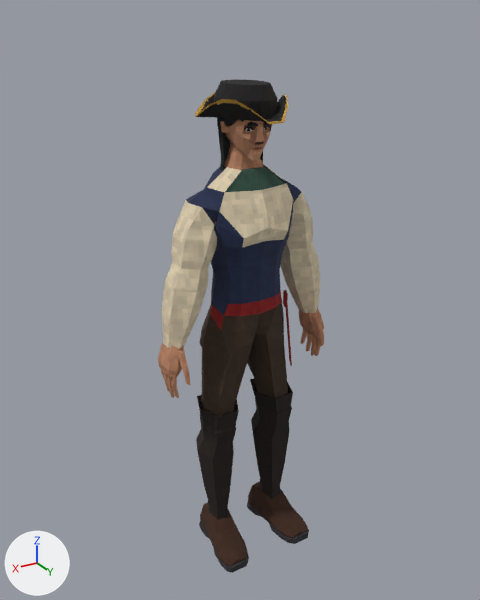
Before and after pictures for a commit that changed the glTF model public/models/male.glb.
One viewpoint serves both versions: a camera (50 mm lens) standing at (1.24, 2.02, 2.12) and looking at (0.0, -0.04, 1.09). Arrows for +X, +Y and +Z are at lower left; the lights stay in place. The picture after the commit comes second. Vertices at exactly the same position are counted once.

In view in the first picture: 'Male_Body', 'Male_Cloth', 'Male_ClothPirate', 'Male_Shoes' and 1 more.
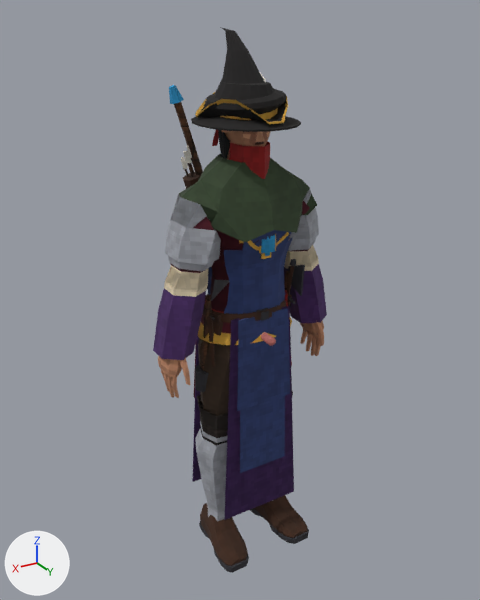
Patch to the scene script:
```diff
--- a/public/models/male.glb.py
+++ b/public/models/male.glb.py
@@ me_male_body @@
-me_male_body.from_pydata(...)  # 839 vertices, 1602 faces; spans x -0.37..0.37, y -0.13..0.14, z 0.09..1.86
+me_male_body.from_pydata(...)  # 1165 vertices, 2226 faces; spans x -0.37..0.37, y -0.13..0.2, z 0.09..1.86
+# me_male_body part 1: a new loose piece of 229 vertices spanning x -0.02..0.02, y 0.06..0.2, z 0.99..1.02
+# other edits to the shape of me_male_body do not show in these pictures
 me_male_body.materials.append(mat_t_skin)
@@ me_male_body @@
 me_male_body.materials.append(mat_t_lip_m)
+me_male_body.materials.append(mat_t_penis)  # picture img_t_penis
+me_male_body.materials.append(mat_t_glans)  # picture img_t_glans
+me_male_body.materials.append(mat_t_scrotum)  # picture img_t_scrotum
@@ ob_male_clothwarrior @@
+ob_male_clothwarrior = bpy.data.objects.new('Male_ClothWarrior', me_male_clothwarrior)  # 675 vertices, 1172 faces; spans x -0.35..0.35, y -0.2..0.17, z 0.08..1.63; in mat_t_mail (picture img_t_mail), mat_t_leather (picture img_t_leather), mat_t_plate (picture img_t_plate), mat_t_tabard (picture img_t_tabard), mat_t_gem (picture img_t_gem), mat_t_iron (picture img_t_iron)
+ob_male_clothwarrior.location = (0.0, 0.0, 0.0)
@@ ob_male_clothservant @@
+ob_male_clothservant = bpy.data.objects.new('Male_ClothServant', me_male_clothservant)  # 549 vertices, 992 faces; spans x -0.35..0.35, y -0.16..0.16, z 0.09..1.63; in mat_t_linen (picture img_t_linen), mat_t_doublet (picture img_t_doublet), mat_t_waistcoat (picture img_t_waistcoat), mat_t_breeches (picture img_t_breeches), mat_t_braid (picture img_t_braid)
+ob_male_clothservant.location = (0.0, 0.0, 0.0)
@@ ob_male_clothrogue @@
+ob_male_clothrogue = bpy.data.objects.new('Male_ClothRogue', me_male_clothrogue)  # 631 vertices, 1116 faces; spans x -0.34..0.34, y -0.16..0.16, z 0.08..1.71; in mat_t_linen (picture img_t_linen), mat_t_jerkin (picture img_t_jerkin), mat_t_leather (picture img_t_leather), mat_t_breeches (picture img_t_breeches), mat_t_bracer (picture img_t_bracer), mat_t_boot (picture img_t_boot), mat_t_cloak (picture img_t_cloak), mat_t_sash (picture img_t_sash), mat_t_iron (picture img_t_iron)
+ob_male_clothrogue.location = (0.0, 0.0, 0.0)
@@ ob_male_clothnoble @@
+ob_male_clothnoble = bpy.data.objects.new('Male_ClothNoble', me_male_clothnoble)  # 741 vertices, 1268 faces; spans x -0.35..0.35, y -0.21..0.19, z 0.08..1.93; in mat_t_doublet (picture img_t_doublet), mat_t_breeches (picture img_t_breeches), mat_t_boot (picture img_t_boot), mat_t_braid (picture img_t_braid), mat_t_jewel (picture img_t_jewel), mat_t_linen (picture img_t_linen), mat_t_gem (picture img_t_gem), mat_t_cloak (picture img_t_cloak), mat_t_hat (picture img_t_hat), mat_t_plume (picture img_t_plume)
+ob_male_clothnoble.location = (0.0, 0.0, 0.0)
@@ ob_male_clothmage @@
+ob_male_clothmage = bpy.data.objects.new('Male_ClothMage', me_male_clothmage)  # 678 vertices, 1254 faces; spans x -0.38..0.38, y -0.22..0.21, z 0.08..2.08; in mat_t_robe (picture img_t_robe), mat_t_breeches (picture img_t_breeches), mat_t_boot (picture img_t_boot), mat_t_sash (picture img_t_sash), mat_t_jewel (picture img_t_jewel), mat_t_gem (picture img_t_gem), mat_t_hat (picture img_t_hat), mat_t_braid (picture img_t_braid), mat_t_wood (picture img_t_wood)
+ob_male_clothmage.location = (0.0, 0.0, 0.0)
@@ ob_male_clothcleric @@
+ob_male_clothcleric = bpy.data.objects.new('Male_ClothCleric', me_male_clothcleric)  # 687 vertices, 1226 faces; spans x -0.34..0.34, y -0.17..0.17, z 0.08..1.63; in mat_t_robe (picture img_t_robe), mat_t_breeches (picture img_t_breeches), mat_t_boot (picture img_t_boot), mat_t_tabard (picture img_t_tabard), mat_t_jewel (picture img_t_jewel), mat_t_gem (picture img_t_gem), mat_t_leather (picture img_t_leather), mat_t_wood (picture img_t_wood), mat_t_iron (picture img_t_iron)
+ob_male_clothcleric.location = (0.0, 0.0, 0.0)
@@ ob_male_clothbrute @@
+ob_male_clothbrute = bpy.data.objects.new('Male_ClothBrute', me_male_clothbrute)  # 679 vertices, 1076 faces; spans x -0.34..0.34, y -0.17..0.19, z 0.08..1.8; in mat_t_jerkin (picture img_t_jerkin), mat_t_leather (picture img_t_leather), mat_t_breeches (picture img_t_breeches), mat_t_bracer (picture img_t_bracer), mat_t_boot (picture img_t_boot), mat_t_cloak (picture img_t_cloak), mat_t_sash (picture img_t_sash), mat_t_iron (picture img_t_iron), mat_t_wood (picture img_t_wood)
+ob_male_clothbrute.location = (0.0, 0.0, 0.0)
@@ ob_male_clotharcher @@
+ob_male_clotharcher = bpy.data.objects.new('Male_ClothArcher', me_male_clotharcher)  # 815 vertices, 1408 faces; spans x -0.34..0.34, y -0.24..0.16, z 0.08..1.68; in mat_t_linen (picture img_t_linen), mat_t_jerkin (picture img_t_jerkin), mat_t_leather (picture img_t_leather), mat_t_breeches (picture img_t_breeches), mat_t_bracer (picture img_t_bracer), mat_t_boot (picture img_t_boot), mat_t_cloak (picture img_t_cloak), mat_t_pewter (picture img_t_pewter), mat_t_wood (picture img_t_wood), mat_t_plume (picture img_t_plume)
+ob_male_clotharcher.location = (0.0, 0.0, 0.0)
```

Changed parts and their boxes (x1, y1, x2, y2) in the pictures (480 x 600 px):
'Male_ClothWarrior', added: after (165, 189, 319, 522)
'Male_ClothMage', added (purple): after (153, 27, 327, 520)
'Male_ClothBrute', added (green): after (179, 117, 310, 312)
'Male_ClothNoble', added (mostly hidden): after (170, 73, 317, 416)
'Male_Body', reshaped: before (158, 120, 324, 398); after (158, 130, 324, 398)
'Male_ClothCleric', added (blue): after (195, 234, 285, 473)
'Male_ClothRogue', added (mostly hidden): after (206, 141, 290, 367)
'Male_ClothServant', added (mostly hidden): after (193, 230, 289, 398)
'Male_ClothArcher', added (mostly hidden): after (181, 146, 259, 446)
part 1 of me_male_body, added: after (261, 332, 276, 346)
'Male_ClothPirate', unchanged, covered by the edit: before (162, 80, 320, 520); after (164, 82, 319, 438)
